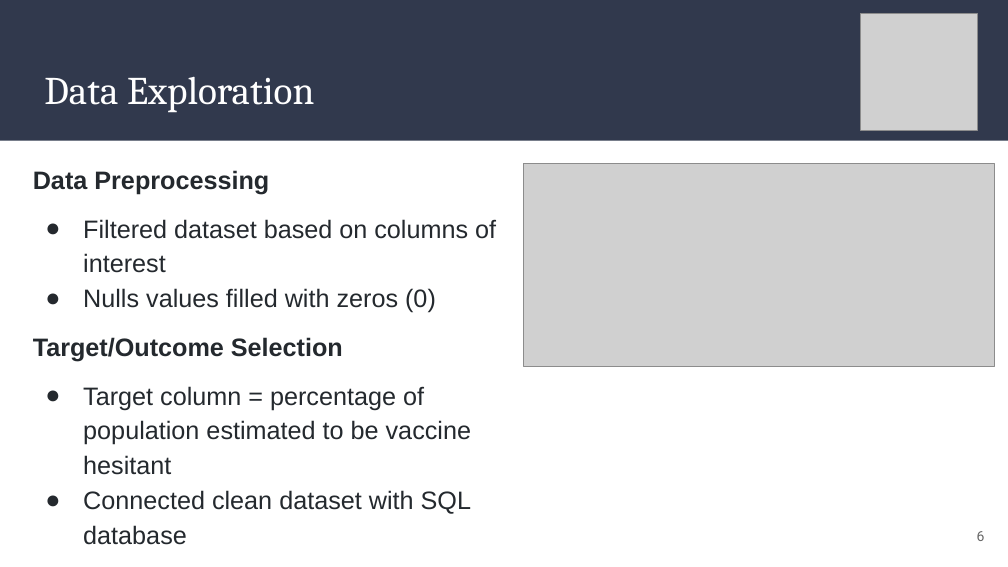
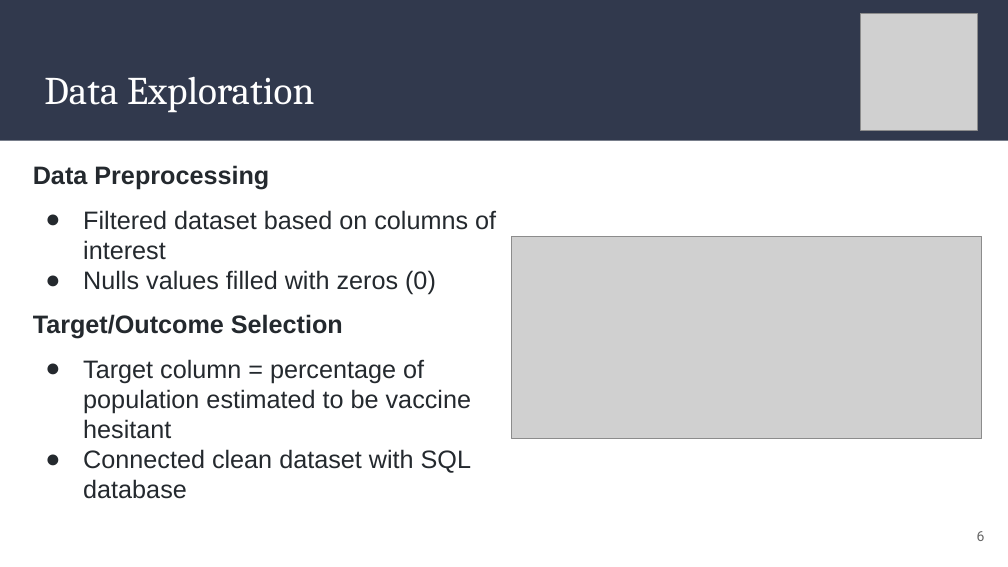
Before and after one commit to AaraniSivasekaram/Predictive_Modelling_Project, a slide deck: slide 6 of Vaccine Hesitancy Presentation.pptx. Drawn at 1008x567 pixels with LibreOffice and Linux fonts; fonts in the diff are those of the drawing; grey boxes stand for pictures. Boxes give left, top, right and bottom in pixels: in the first picture for what was removed or moved away, otherwise in the second. Text is boxed around its words. In the diff, an @@ line names an element or a change of style, - is before the commit and + after.

```diff
--- a/Vaccine Hesitancy Presentation.pptx
+++ b/Vaccine Hesitancy Presentation.pptx
@@ text "Data Preprocessing" at box(33, 165, 496, 499): line spacing 1.15 to 1 @@
@@ picture: place and size @@
-picture at box(524, 163, 995, 366)
+picture at box(512, 236, 983, 438)
```
Also in this commit, not shown: 2 other slides changed, 1 slide added, 1 slide removed, 1 other file.
